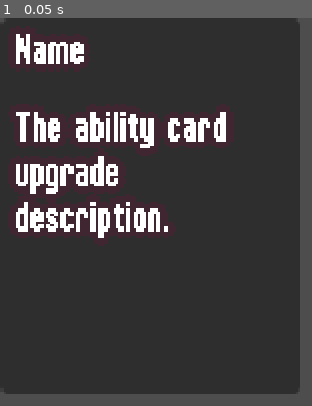
Above: before the commit, frame 1.
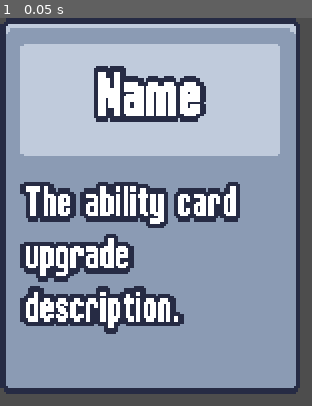
Above: after the commit, the same moment.

Repository: TinyTakinTeller/FirstGodotProject
Game: Godot game, scene res://scenes/ui/upgrade_screen_ui/ability_upgrade_card/ability_upgrade_card.tscn
Same seed, same stepped clock (60 frames per second), same inputs: the game is played once before the commit and once after it. This scene is started directly instead of the project's main scene.
Inputs:
- Up to frame 1 (0.05 s): no input

The runs differ from the first frame. In frame 1, 79% of the frame differs, in the area x 1-95%, y 1-96%.

Commit message:
chapter 3.18-3.19 | ui theme

Diff:
--- a/resources/theme/theme.tres
+++ b/resources/theme/theme.tres
@@ -1,7 +1,27 @@
-[gd_resource type="Theme" load_steps=2 format=3 uid="uid://dtryttgu7kj8c"]
+[gd_resource type="Theme" load_steps=5 format=3 uid="uid://dtryttgu7kj8c"]
 
+[ext_resource type="Texture2D" uid="uid://btsyf4fhdlh7v" path="res://resources/theme/ui/ui.png" id="1_b2lhm"]
 [ext_resource type="FontFile" uid="uid://dpisxmwvuk3cl" path="res://resources/theme/font/Rockboxcond12.ttf" id="1_ti4kr"]
+
+[sub_resource type="StyleBoxTexture" id="StyleBoxTexture_cax5y"]
+texture = ExtResource("1_b2lhm")
+texture_margin_left = 3.0
+texture_margin_top = 13.0
+texture_margin_right = 3.0
+texture_margin_bottom = 13.0
+region_rect = Rect2(16, 0, 16, 16)
+
+[sub_resource type="StyleBoxTexture" id="StyleBoxTexture_yfbtb"]
+texture = ExtResource("1_b2lhm")
+texture_margin_left = 4.0
+texture_margin_top = 6.0
+texture_margin_right = 4.0
+texture_margin_bottom = 3.0
+region_rect = Rect2(0, 0, 16, 16)
 
 [resource]
 default_font = ExtResource("1_ti4kr")
 default_font_size = 16
+AlternatePanelContainer/base_type = &"PanelContainer"
+AlternatePanelContainer/styles/panel = SubResource("StyleBoxTexture_cax5y")
+PanelContainer/styles/panel = SubResource("StyleBoxTexture_yfbtb")
--- a/scenes/main/main.tscn
+++ b/scenes/main/main.tscn
@@ -9,7 +9,7 @@
 [ext_resource type="PackedScene" uid="uid://cjvs0syd4k74s" path="res://scenes/ui/experience_bar_ui/experience_bar_ui.tscn" id="2_435na"]
 [ext_resource type="PackedScene" uid="uid://b6t4tcqfsn5q0" path="res://scenes/enviroment/game_camera/game_camera.tscn" id="3_agt7c"]
 [ext_resource type="PackedScene" uid="uid://b4q1qv5nndd2h" path="res://scenes/manager/experience_manager/experience_manager.tscn" id="4_bju5o"]
-[ext_resource type="PackedScene" uid="uid://ckk5cylg4huhx" path="res://scenes/ui/victory_screen_ui/end_screen_ui.tscn" id="5_akd6e"]
+[ext_resource type="PackedScene" uid="uid://ckk5cylg4huhx" path="res://scenes/ui/end_screen_ui/end_screen_ui.tscn" id="5_akd6e"]
 [ext_resource type="PackedScene" uid="uid://b7o7i0j4nom40" path="res://scenes/manager/upgrade_manager/upgrade_manager.tscn" id="6_c1aet"]
 [ext_resource type="PackedScene" uid="uid://2jscugecl6nk" path="res://scenes/enviroment/enemy/wizard_enemy/wizard_enemy.tscn" id="7_1urjq"]
 [ext_resource type="PackedScene" uid="uid://ykgylhu5k0rq" path="res://scenes/ui/upgrade_screen_ui/upgrade_screen_ui.tscn" id="7_fi51i"]
--- a/scenes/manager/upgrade_manager/upgrade_manager.gd
+++ b/scenes/manager/upgrade_manager/upgrade_manager.gd
@@ -1,7 +1,7 @@
 extends Node
 class_name SwordAbilityController
 
-const UPGRADE_OPTIONS: int = 2
+const UPGRADE_OPTIONS: int = 3
 
 @export var experience_manager: ExperienceManager
 @export var upgrade_screen_ui_scene: PackedScene
--- a/scenes/ui/victory_screen_ui/end_screen_ui.tscn
+++ b/scenes/ui/end_screen_ui/end_screen_ui.tscn
@@ -1,6 +1,6 @@
 [gd_scene load_steps=2 format=3 uid="uid://ckk5cylg4huhx"]
 
-[ext_resource type="Script" path="res://scenes/ui/victory_screen_ui/end_screen_ui.gd" id="1_538gb"]
+[ext_resource type="Script" path="res://scenes/ui/end_screen_ui/end_screen_ui.gd" id="1_538gb"]
 
 [node name="EndScreenUI" type="CanvasLayer"]
 process_mode = 3
@@ -33,8 +33,9 @@
 unique_name_in_owner = true
 layout_mode = 2
 size_flags_horizontal = 4
-theme_override_colors/font_outline_color = Color(0.247059, 0.14902, 0.192157, 1)
-theme_override_constants/outline_size = 10
+theme_override_colors/font_shadow_color = Color(0.14902, 0.168627, 0.266667, 1)
+theme_override_colors/font_outline_color = Color(0.14902, 0.168627, 0.266667, 1)
+theme_override_constants/outline_size = 8
 theme_override_font_sizes/font_size = 24
 text = "Title"
 horizontal_alignment = 1
@@ -43,8 +44,9 @@
 unique_name_in_owner = true
 layout_mode = 2
 size_flags_horizontal = 4
-theme_override_colors/font_outline_color = Color(0.247059, 0.14902, 0.192157, 1)
-theme_override_constants/outline_size = 10
+theme_override_colors/font_shadow_color = Color(0.14902, 0.168627, 0.266667, 1)
+theme_override_colors/font_outline_color = Color(0.14902, 0.168627, 0.266667, 1)
+theme_override_constants/outline_size = 8
 theme_override_font_sizes/font_size = 24
 text = "Description"
 horizontal_alignment = 1
@@ -52,13 +54,13 @@
 [node name="RestartButton" type="Button" parent="MarginContainer/PanelContainer/MarginContainer/VBoxContainer"]
 unique_name_in_owner = true
 layout_mode = 2
-theme_override_colors/font_outline_color = Color(0.247059, 0.14902, 0.192157, 1)
-theme_override_constants/outline_size = 10
+theme_override_colors/font_outline_color = Color(0.14902, 0.168627, 0.266667, 1)
+theme_override_constants/outline_size = 8
 text = "Restart"
 
 [node name="QuitButton" type="Button" parent="MarginContainer/PanelContainer/MarginContainer/VBoxContainer"]
 unique_name_in_owner = true
 layout_mode = 2
-theme_override_colors/font_outline_color = Color(0.247059, 0.14902, 0.192157, 1)
-theme_override_constants/outline_size = 10
+theme_override_colors/font_outline_color = Color(0.14902, 0.168627, 0.266667, 1)
+theme_override_constants/outline_size = 8
 text = "Quit"
--- a/scenes/ui/upgrade_screen_ui/ability_upgrade_card/ability_upgrade_card.tscn
+++ b/scenes/ui/upgrade_screen_ui/ability_upgrade_card/ability_upgrade_card.tscn
@@ -4,37 +4,57 @@
 
 [node name="AbilityUpgradeCard" type="PanelContainer"]
 custom_minimum_size = Vector2(120, 150)
+size_flags_horizontal = 4
+size_flags_vertical = 4
 script = ExtResource("1_qepy7")
 
-[node name="VBoxContainer" type="VBoxContainer" parent="."]
+[node name="MarginContainer" type="MarginContainer" parent="."]
 layout_mode = 2
+mouse_filter = 2
+theme_type_variation = &"AlternatePanelContainer"
+theme_override_constants/margin_left = 2
+theme_override_constants/margin_top = 2
+theme_override_constants/margin_right = 2
+theme_override_constants/margin_bottom = 16
 
-[node name="NameLabelMarginContainer" type="MarginContainer" parent="VBoxContainer"]
+[node name="VBoxContainer" type="VBoxContainer" parent="MarginContainer"]
 layout_mode = 2
-theme_override_constants/margin_left = 6
-theme_override_constants/margin_top = 6
-theme_override_constants/margin_right = 6
-theme_override_constants/margin_bottom = 6
+mouse_filter = 2
 
-[node name="NameLabel" type="Label" parent="VBoxContainer/NameLabelMarginContainer"]
-unique_name_in_owner = true
+[node name="PanelContainer" type="PanelContainer" parent="MarginContainer/VBoxContainer"]
 layout_mode = 2
-theme_override_colors/font_outline_color = Color(0.247059, 0.14902, 0.192157, 1)
-theme_override_constants/outline_size = 10
-text = "Name"
+size_flags_vertical = 4
+mouse_filter = 2
+theme_type_variation = &"AlternatePanelContainer"
 
-[node name="DescriptionLabelMarginContainer" type="MarginContainer" parent="VBoxContainer"]
-layout_mode = 2
-theme_override_constants/margin_left = 6
-theme_override_constants/margin_top = 6
-theme_override_constants/margin_right = 6
-theme_override_constants/margin_bottom = 6
-
-[node name="DescriptionLabel" type="Label" parent="VBoxContainer/DescriptionLabelMarginContainer"]
+[node name="NameLabel" type="Label" parent="MarginContainer/VBoxContainer/PanelContainer"]
 unique_name_in_owner = true
 custom_minimum_size = Vector2(1, 1)
 layout_mode = 2
-theme_override_colors/font_outline_color = Color(0.247059, 0.14902, 0.192157, 1)
-theme_override_constants/outline_size = 10
+size_flags_horizontal = 4
+theme_override_colors/font_shadow_color = Color(0.14902, 0.168627, 0.266667, 1)
+theme_override_colors/font_outline_color = Color(0.14902, 0.168627, 0.266667, 1)
+theme_override_constants/outline_size = 8
+theme_override_font_sizes/font_size = 24
+text = "Name"
+horizontal_alignment = 1
+vertical_alignment = 1
+autowrap_mode = 2
+
+[node name="MarginContainer" type="MarginContainer" parent="MarginContainer/VBoxContainer"]
+layout_mode = 2
+mouse_filter = 2
+theme_override_constants/margin_left = 4
+theme_override_constants/margin_top = 6
+theme_override_constants/margin_right = 4
+
+[node name="DescriptionLabel" type="Label" parent="MarginContainer/VBoxContainer/MarginContainer"]
+unique_name_in_owner = true
+custom_minimum_size = Vector2(1, 1)
+layout_mode = 2
+theme_override_colors/font_shadow_color = Color(0.14902, 0.168627, 0.266667, 1)
+theme_override_colors/font_outline_color = Color(0.14902, 0.168627, 0.266667, 1)
+theme_override_constants/outline_size = 8
+theme_override_constants/line_spacing = 6
 text = "The ability card upgrade description."
 autowrap_mode = 2
--- a/scenes/ui/upgrade_screen_ui/upgrade_screen_ui.tscn
+++ b/scenes/ui/upgrade_screen_ui/upgrade_screen_ui.tscn
@@ -14,6 +14,8 @@
 anchor_bottom = 1.0
 grow_horizontal = 2
 grow_vertical = 2
+size_flags_horizontal = 4
+size_flags_vertical = 4
 theme_override_constants/margin_left = 0
 theme_override_constants/margin_top = 0
 theme_override_constants/margin_right = 0
Binary file added: resources/theme/ui/ui.png
Not shown, added: resources/theme/ui/ui.png.import
Renamed: scenes/ui/victory_screen_ui/end_screen_ui.gd -> scenes/ui/end_screen_ui/end_screen_ui.gd
Not shown, changed: readme.md
